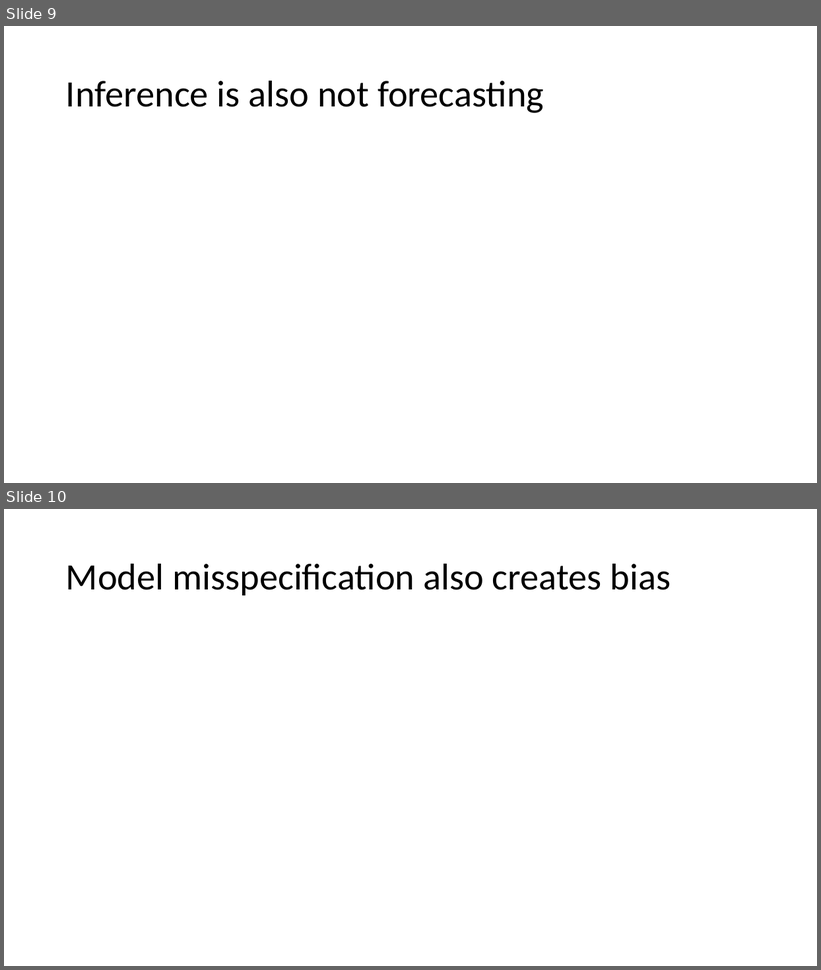
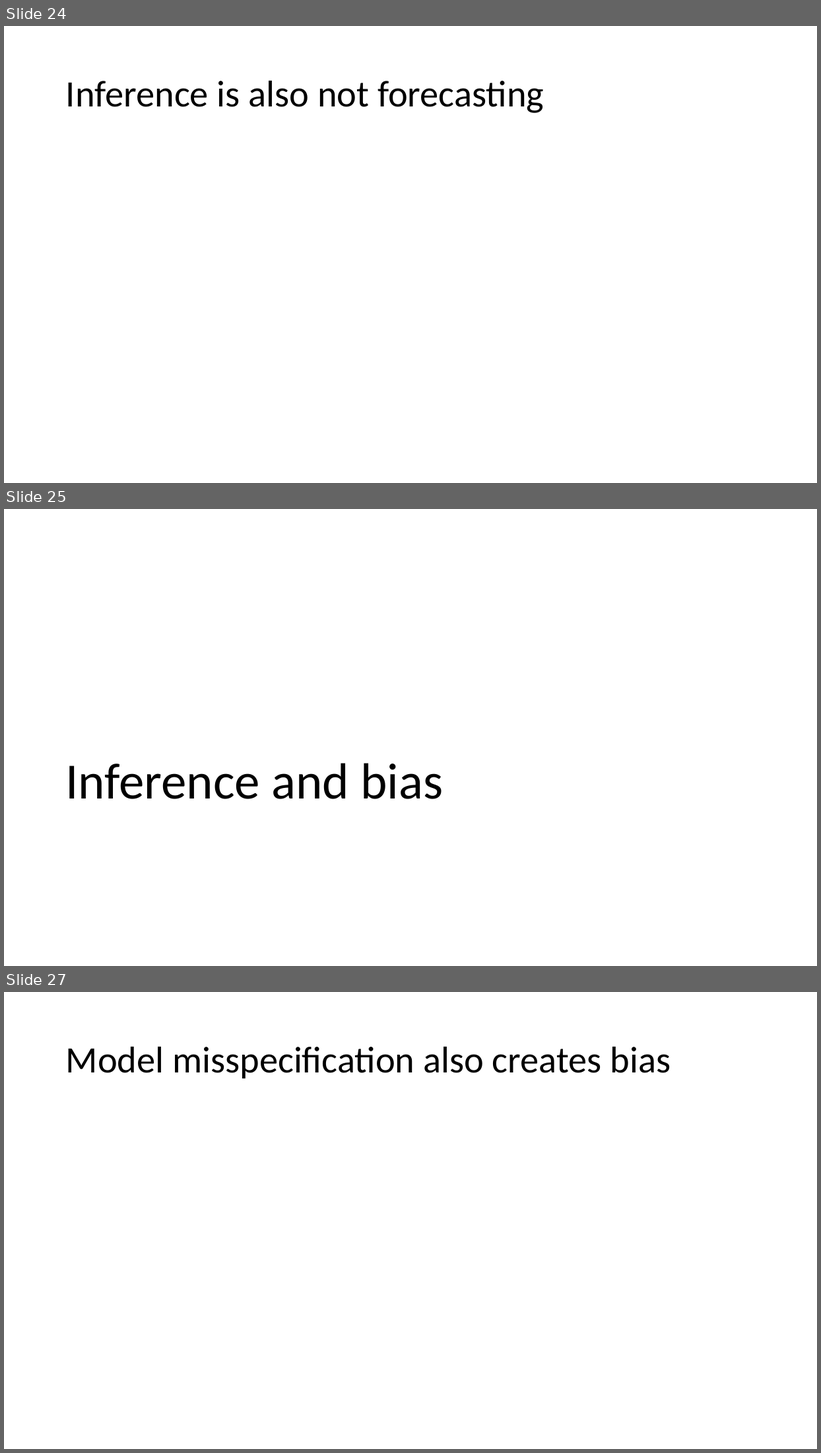
Before and after one commit to shoepaladin/causalinference_crashcourse, a slide deck: Powerpoints/3 Inference.pptx. Shown one above the other, each under a label of ours: slides 9 and 10 before the commit, slides 24, 25 and 27 after it; the slides between them are not shown. The pictures are 821x970 and 821x1453 pixels, drawn with LibreOffice and Linux fonts; fonts in the diff are those of the drawing; grey boxes stand for pictures. Boxes give left, top, right and bottom in pixels: in the first picture for what was removed or moved away, otherwise in the second. Text is boxed around its words. In the diff, an @@ line names an element or a change of style, - is before the commit and + after.

```diff
--- a/Powerpoints/3 Inference.pptx
+++ b/Powerpoints/3 Inference.pptx
@@ slide 25 added at [4,509,817,966], background #FFFFFF @@
@@ title added at [65,763,443,799], 60 pt, text #000000 @@
+Inference and bias
@@ what was slide 9 is now slide 24 @@
@@ what was slide 10 is now slide 27 @@
```
Also in this commit, not shown: 3 slides changed, 7 other slides added, 1 slide removed, 2 other files.
